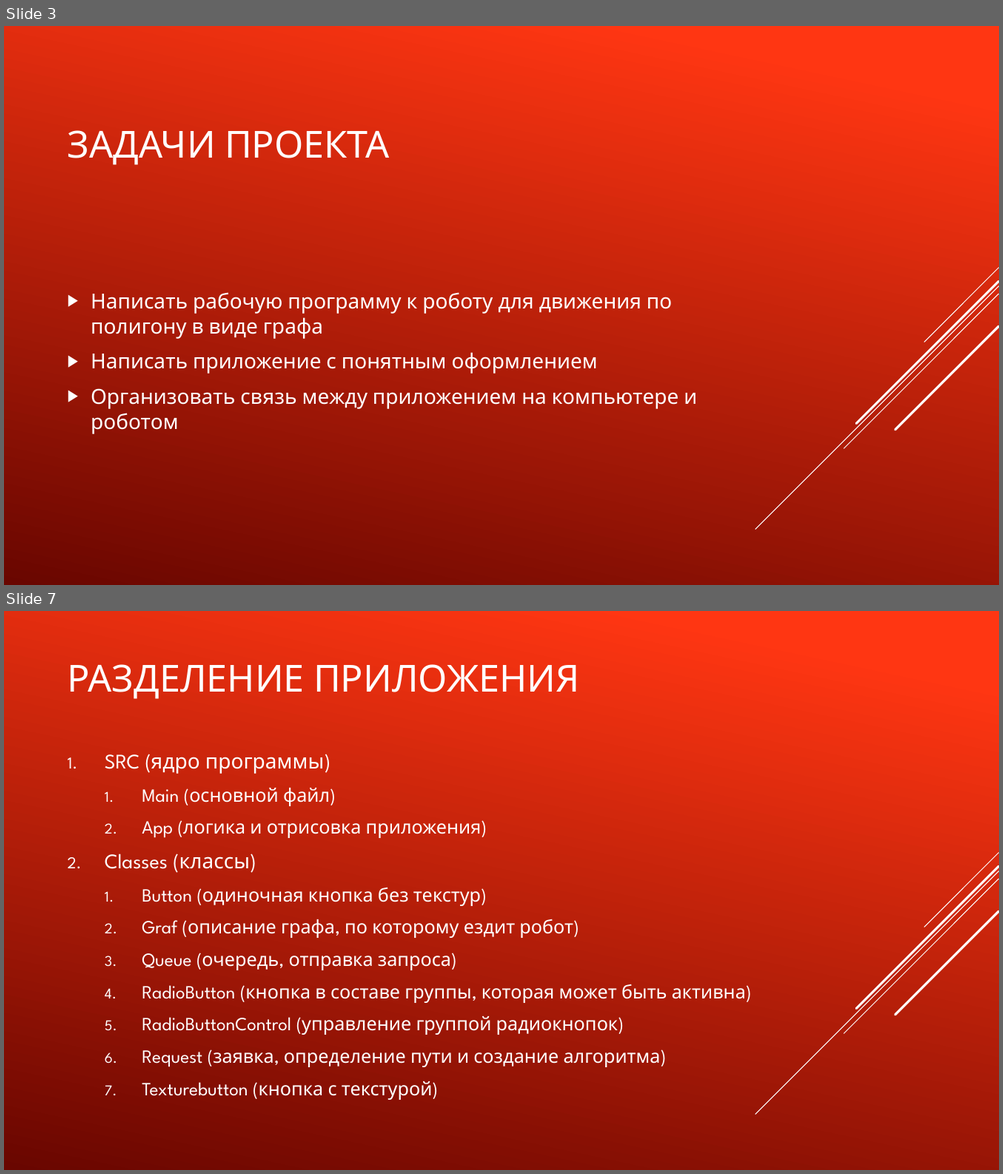
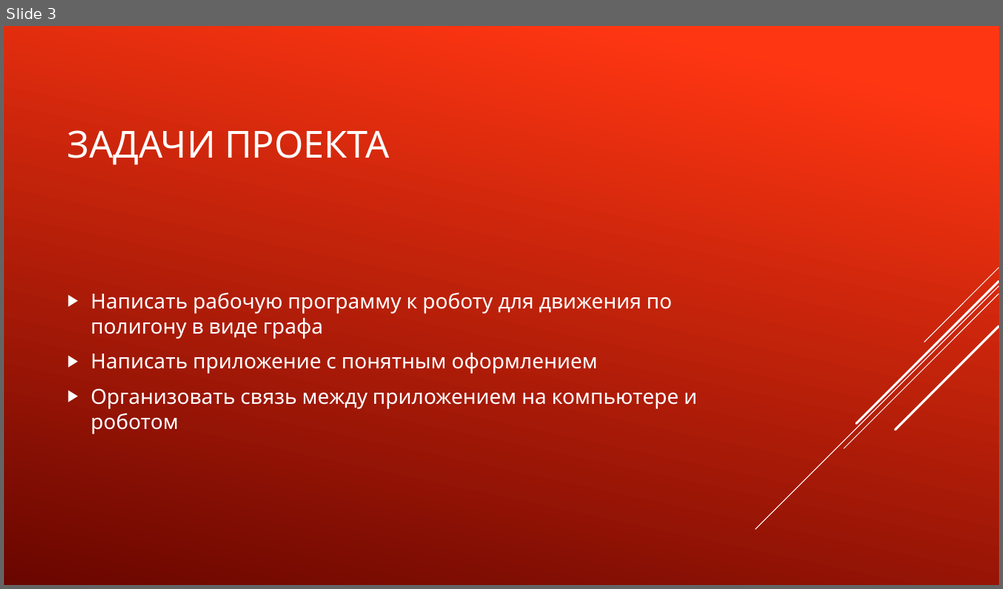
Before and after one commit to TransoChel/ProjectRobotLogistic, a slide deck: Проект «Робот-логист».pptx. Shown one above the other, each under a label of ours: slides 3 and 7 before the commit, slide 3 after it; the slides between them are not shown. The pictures are 1003x1174 and 1003x589 pixels, drawn with LibreOffice and Linux fonts; fonts in the diff are those of the drawing. Boxes give left, top, right and bottom in pixels: in the first picture for what was removed or moved away, otherwise in the second. Text is boxed around its words. In the diff, an @@ line names an element or a change of style, - is before the commit and + after.

```diff
--- a/Проект «Робот-логист».pptx
+++ b/Проект «Робот-логист».pptx
@@ slide 7 removed at [4,611,999,1170], background gradient #FF3712 to #6A0600; not listed: 5 template elements that a slide beside it also shows @@
@@ title removed at [68,664,579,699] @@
-РАЗДЕЛЕНИЕ ПРИЛОЖЕНИЯ
@@ text removed at [105,755,745,1100] @@
-1. SRC (ядро программы)
-  1. Main (основной файл)
-  2. App (логика и отрисовка приложения)
-2. Classes (классы)
-  1. Button (одиночная кнопка без текстур)
-  2. Graf (описание графа, по которому ездит робот)
-  3. Queue (очередь, отправка запроса)
-  4. RadioButton (кнопка в составе группы, которая может быть активна)
-  5. RadioButtonControl (управление группой радиокнопок)
-  6. Request (заявка, определение пути и создание алгоритма)
-  7. Texturebutton (кнопка с текстурой)
```
Also in this commit, not shown: 4 slides changed, 1 slide added, 4 other slides removed, 3 other files.
